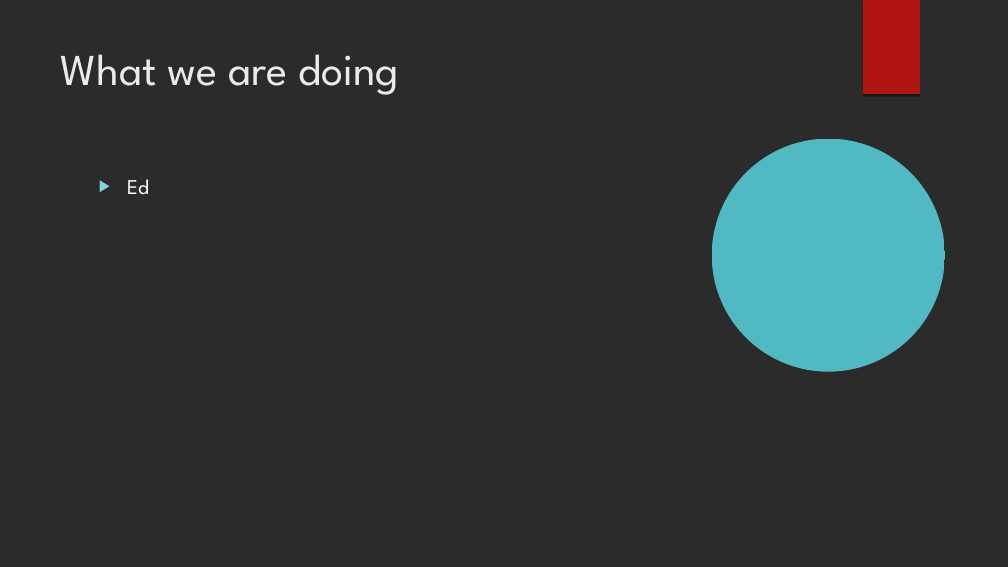
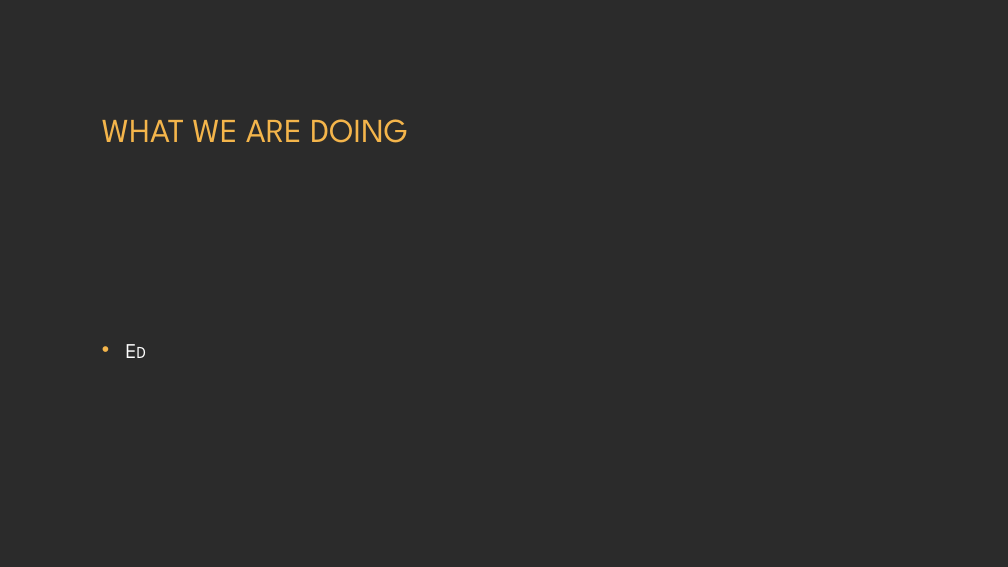
Before and after one commit to BenB33/ProfessionalismTeam2, a slide deck: slide 2 of PIM – Phase 1.odp. Drawn at 1008x567 pixels with LibreOffice and Linux fonts; fonts in the diff are those of the drawing; background and template pictures are left out; a plain dark background stands for a picture behind light text. Boxes give left, top, right and bottom in pixels: in the first picture for what was removed or moved away, otherwise in the second. Text is boxed around its words. In the diff, an @@ line names an element or a change of style, - is before the commit and + after.

Commit message:
updated powerpoint

```diff
--- a/PIM – Phase 1.odp
+++ b/PIM – Phase 1.odp
@@ freeform shape removed at [863, 0, 920, 95] @@
@@ title "WHAT WE ARE DOING" at [102, 119, 408, 143]: vertical alignment top to middle @@
@@ title at [102, 119, 408, 143]: text changed; size 42 to 32 pt; text colour #EBEBEB to #F4B54B @@
-What we are doing
+WHAT WE ARE DOING
@@ freeform shape removed at [712, 138, 944, 371] @@
@@ text "Ed": place and size @@
-text "Ed" at [127, 179, 149, 194]
+text "Ed" at [95, 221, 913, 479]
@@ text "Ed" at [95, 221, 913, 479]: small capitals on; bullet ▶ to •; more space between paragraphs; bullet colour #8AD0D6 to #F4B54B; vertical alignment top to middle @@
```
Also in this commit, not shown: 10 other slides changed, 2 slides added, 2 slides removed, 1 other file.
